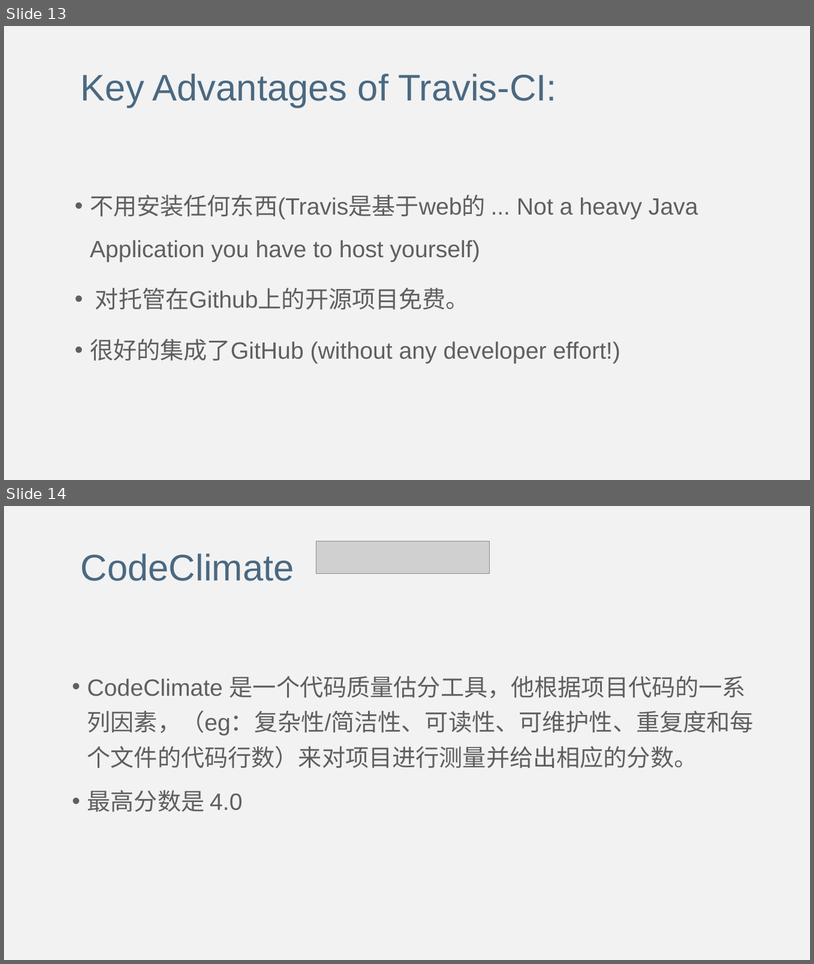
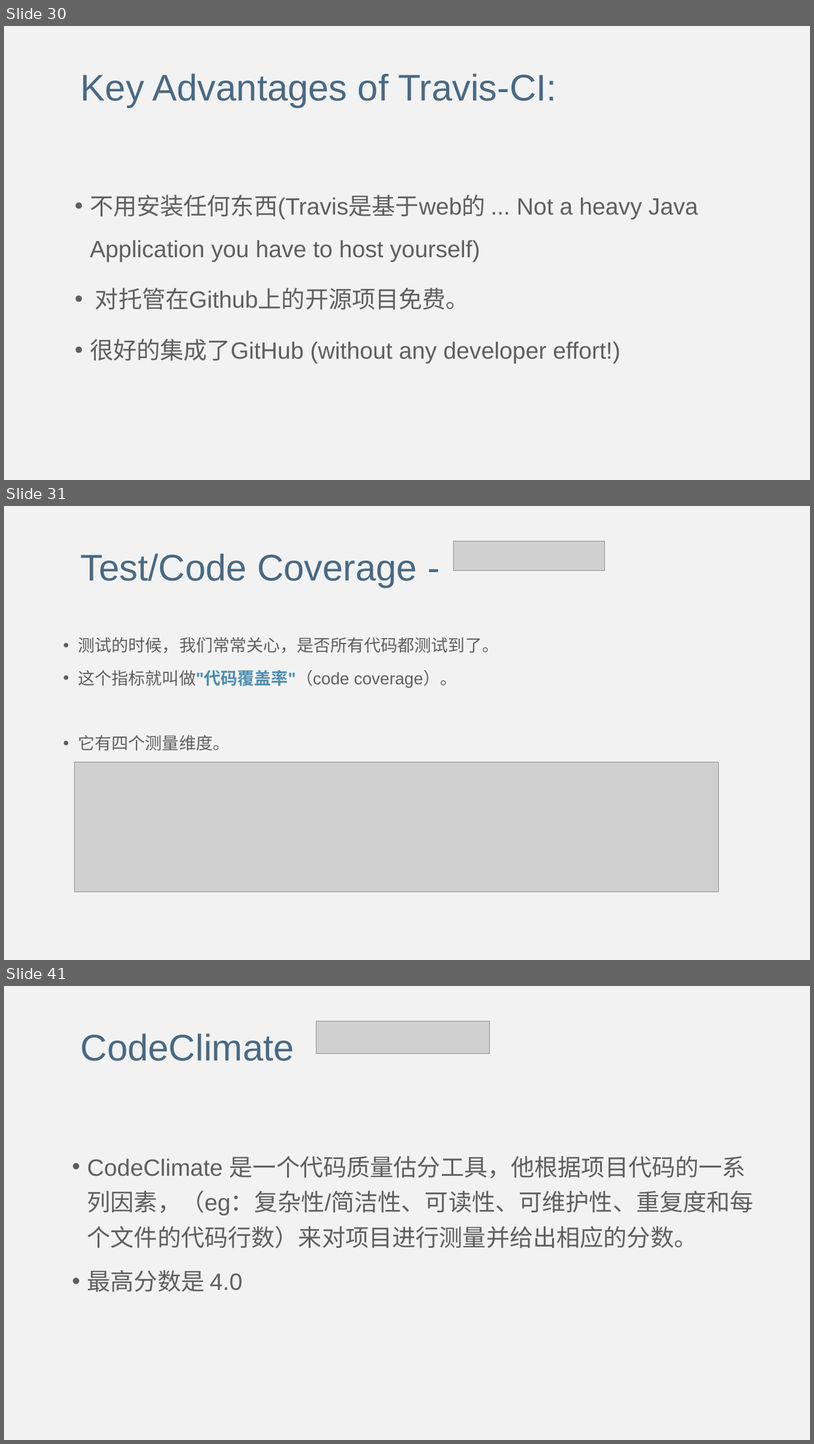
Before and after one commit to lulin1/Code-Repository-Badges, a slide deck: Code Repository Badges.pptx. Shown one above the other, each under a label of ours: slides 13 and 14 before the commit, slides 30, 31 and 41 after it; the slides between them are not shown. The pictures are 814x964 and 814x1444 pixels, drawn with LibreOffice and Linux fonts; fonts in the diff are those of the drawing; grey boxes stand for pictures. Boxes give left, top, right and bottom in pixels: in the first picture for what was removed or moved away, otherwise in the second. Text is boxed around its words. In the diff, an @@ line names an element or a change of style, - is before the commit and + after.

Commit message:
Update ppt of CI&CodeCoverage

```diff
--- a/Code Repository Badges.pptx
+++ b/Code Repository Badges.pptx
@@ slide 31 added at (4,506,810,960), background #F2F2F2 @@
@@ picture added at (454,541,605,571) @@
@@ text added at (81,553,417,588), 44 pt, text #4A6982 @@
+Test/Code Coverage -
@@ text added at (78,637,499,750), 20 pt, text #5F5F5F @@
+• 测试的时候，我们常常关心，是否所有代码都测试到了。
+• 这个指标就叫做"代码覆盖率"（code coverage）。
+• 它有四个测量维度。
@@ picture added at (75,762,719,891) @@
@@ what was slide 13 is now slide 30 @@
@@ what was slide 14 is now slide 41 @@
```
Also in this commit, not shown: 2 slides changed, 26 other slides added.
